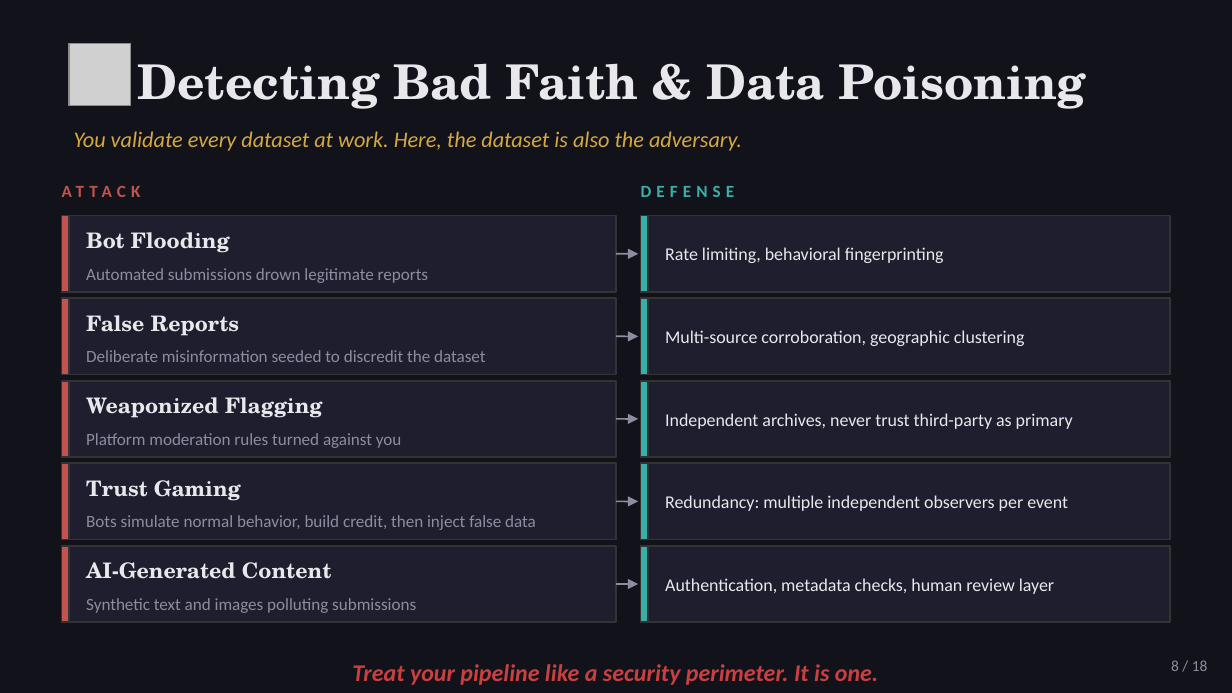
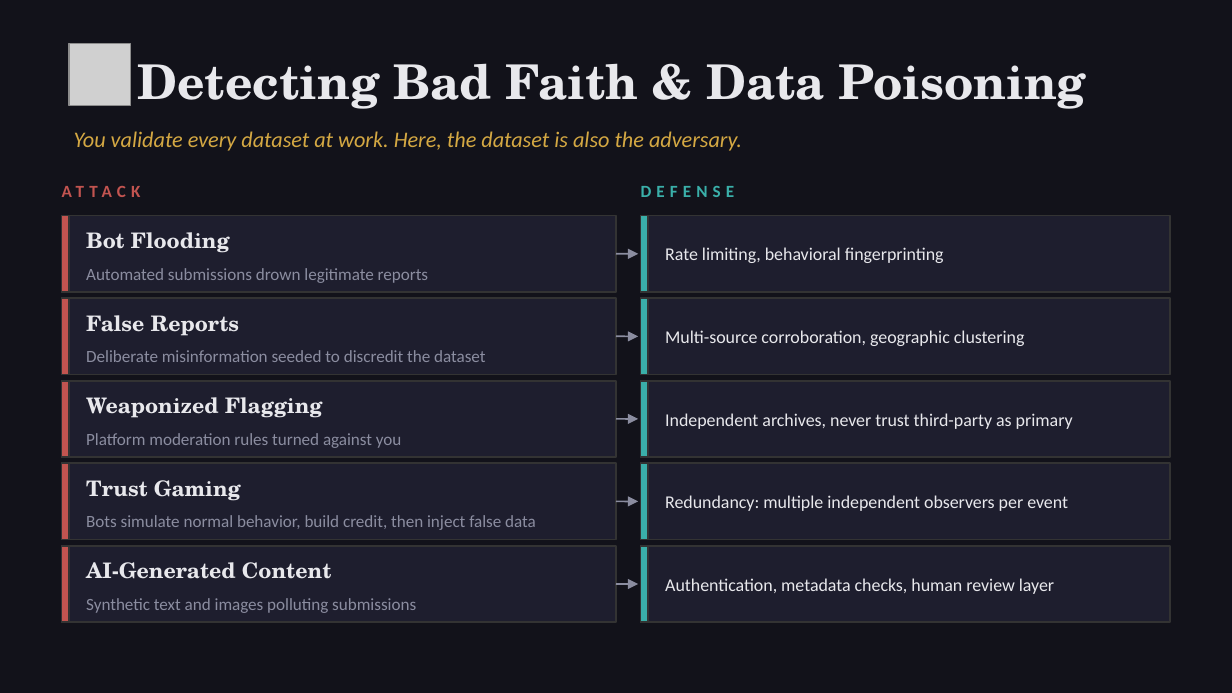
Before and after one commit to dreyco676/Crowd-Sourced-Truth, a slide deck: slide 11 of crowd-sourced-truth-deck.pptx. Drawn at 1232x693 pixels with LibreOffice and Linux fonts; fonts in the diff are those of the drawing; grey boxes stand for pictures. Boxes give left, top, right and bottom in pixels: in the first picture for what was removed or moved away, otherwise in the second. Text is boxed around its words. In the diff, an @@ line names an element or a change of style, - is before the commit and + after.

```diff
--- a/crowd-sourced-truth-deck.pptx
+++ b/crowd-sourced-truth-deck.pptx
@@ text removed at [352, 664, 878, 685] @@
-Treat your pipeline like a security perimeter. It is one.
@@ text removed at [1171, 660, 1208, 671] @@
-8 / 18
```
Also in this commit, not shown: 15 other slides changed.
